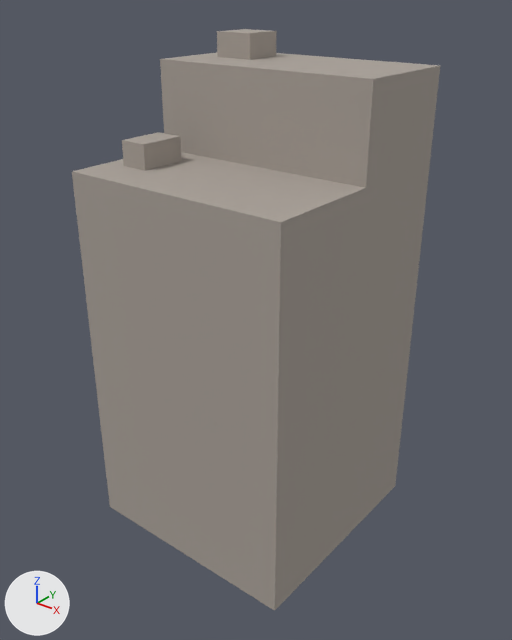
One commit to the OBJ model assets/highrise_6.obj: the scene before it, then after it.
The view is the same before and after, from a 50 mm camera at (44.7, -53.3, 46.1) aimed at (10.5, -10.5, 19.6). The lights are fixed; the arrows at lower left show +X, +Y and +Z. Where no turn or scale is listed for an object, it has been applied to the vertices.

Script lines for the objects in view, before the commit:
```python
me_highrise_6 = bpy.data.meshes.new('highrise_6')
me_highrise_6.from_pydata(...)  # 28 vertices, 50 faces; spans x 0.0..20.0, y -20.0..0.0, z 0.0..42.0
me_highrise_6.materials.append(mat_color_c20)  # grey #aaa199
ob_highrise_6 = bpy.data.objects.new('highrise_6', me_highrise_6)
ob_highrise_6.location = (0.0, 0.0, 0.0)
```
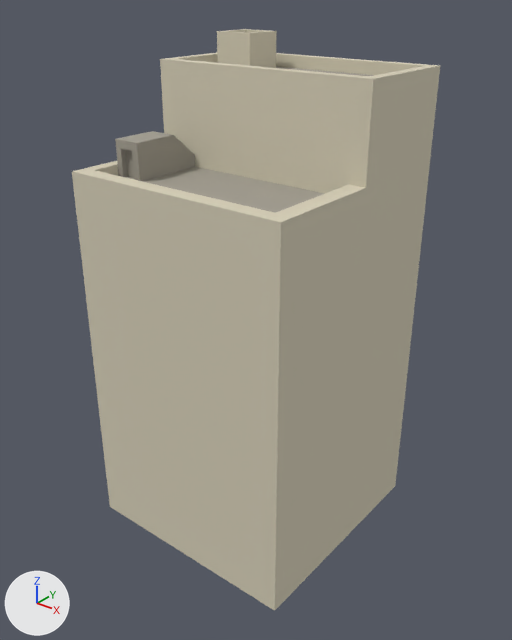
Where the change shows, as pixel boxes (x1, y1, x2, y2) in the pictures (512 x 640 px):
part 1 of me_highrise_6, built on
    both: (72, 29, 440, 222)
part 2 of me_highrise_6, recoloured
    both: (72, 59, 440, 611)

The edits, one by one:
Material 'Color_D20' (mat_color_d20) is new.
Its base color is (0.369, 0.345, 0.29) (grey #a49f93).
Its roughness is 1.0.
Material 'Color_D09' (mat_color_d09) is new.
Its base color is (0.678, 0.627, 0.482) (light grey #d7cfb8).
Its roughness is 1.0.
me_highrise_6 is used by ob_highrise_6; location (0.0, 0.0, 0.0).
me_highrise_6 had 28 vertices, 50 faces and spanned x 0.0..20.0, y -20.0..0.0, z 0.0..42.0.
me_highrise_6 now has 60 vertices, 114 faces and spans x 0.0..20.0, y -20.0..0.0, z 0.0..42.0.
Part 1, on me_highrise_6:
12 vertices are removed from x 1.8..6.1, y -16.3..-2.3, z 32.7..40.0.
36 faces are deleted.
35 vertices are added at x 0.9..19.1, y -18.7..-0.9, z 31.7..42.0.
9 new vertices lie (0.0, 0.0, 1.0) away from vertices in x 0.9..19.1, y -18.7..-0.9, z 31.7..39.0.
58 new faces join them, mat_color_d09 (light grey #d7d0b9).
42 new faces join them, mat_color_d20 (grey #a39f93).
me_highrise_6 part 2: 14 faces spanning x 0.0..20.0, y -20.0..0.0, z 0.0..40.0 switch from mat_color_c20 (grey #aaa199) to mat_color_d09 (light grey #d7d0b9).
me_highrise_6 now uses material mat_color_d20 (grey #a49f93).
